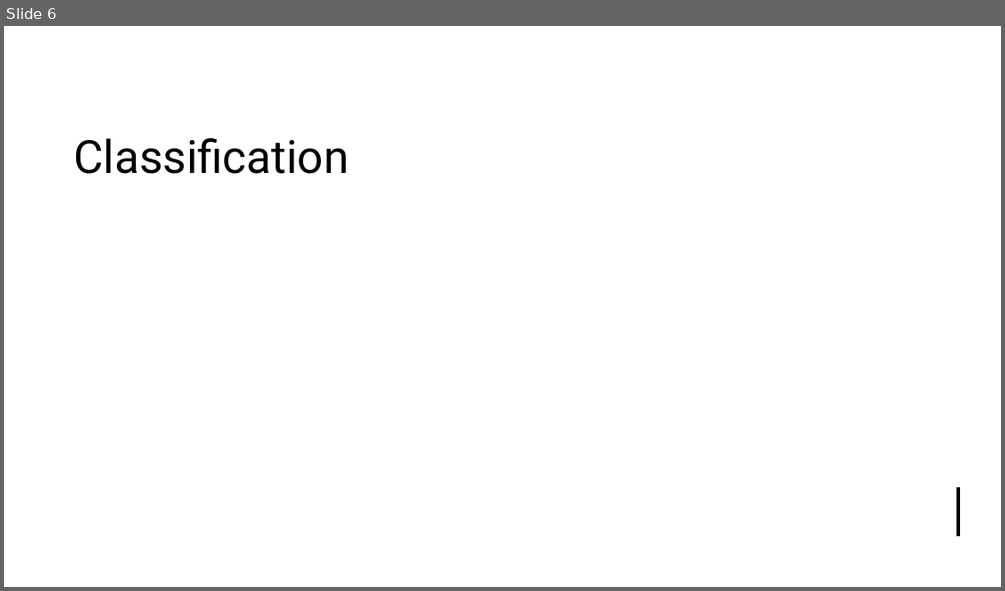
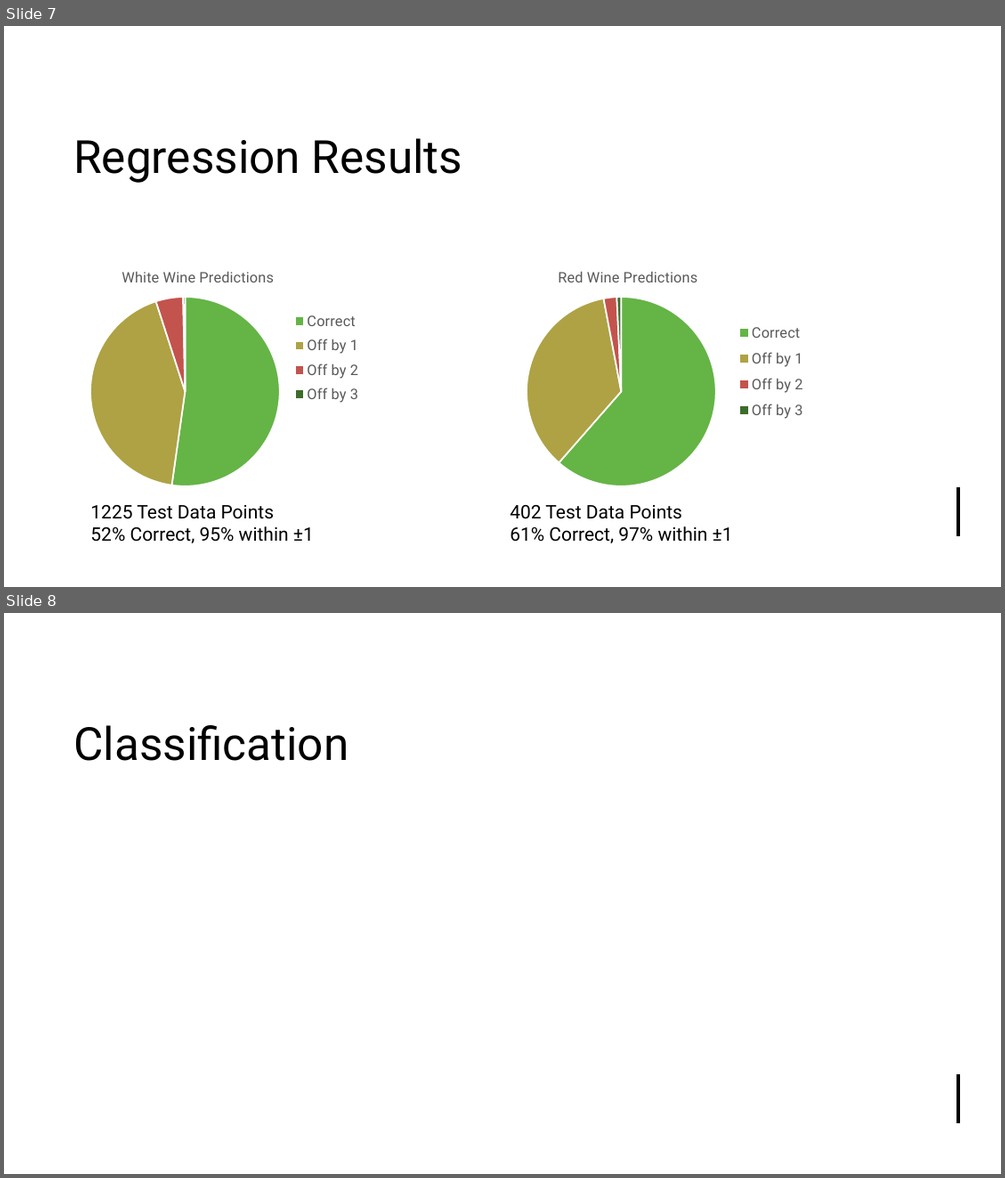
Before and after one commit to Mystaex/CSE4334-Project-Wine, a slide deck: wine_presentation.pptx. Shown one above the other, each under a label of ours: slide 6 before the commit, slides 7 and 8 after it. The pictures are 1005x591 and 1005x1178 pixels, drawn with LibreOffice and Linux fonts; fonts in the diff are those of the drawing. Boxes give left, top, right and bottom in pixels: in the first picture for what was removed or moved away, otherwise in the second. Text is boxed around its words. In the diff, an @@ line names an element or a change of style, - is before the commit and + after.

Commit message:
Added regression slides to powerpoint

```diff
--- a/wine_presentation.pptx
+++ b/wine_presentation.pptx
@@ slide 7 added at box(4, 26, 1001, 587), background #FFFFFF; not listed: 3 template elements that a slide beside it also shows @@
@@ title added at box(73, 138, 462, 183), 44 pt, text #000000 @@
+Regression Results
@@ pie chart added at box(66, 251, 382, 496) @@
+title "White Wine Predictions "
+categories: Correct, Off by 1, Off by 2, Off by 3
+Series 1: 52, 43, 5, 0
@@ pie chart added at box(502, 251, 819, 496) @@
+title "Red Wine Predictions "
+categories: Correct, Off by 1, Off by 2, Off by 3
+Series 1: 61, 36, 2, 1
@@ text added at box(90, 505, 314, 543), 18 pt, text #000000 @@
+1225 Test Data Points
+52% Correct, 95% within ±1
@@ text added at box(510, 505, 733, 543), 18 pt, text #000000 @@
+402 Test Data Points
+61% Correct, 97% within ±1
@@ what was slide 6 is now slide 8 @@
```
Also in this commit, not shown: 2 other slides added, 1 slide removed.
